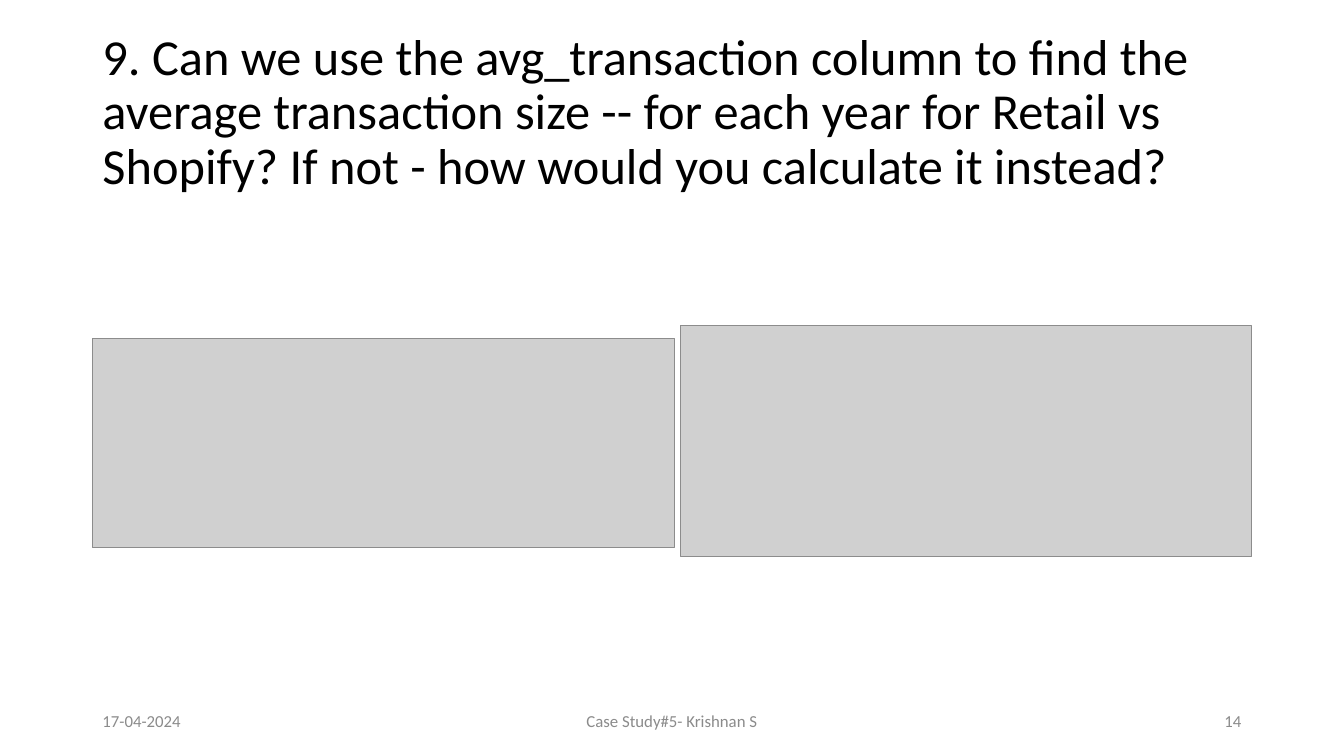
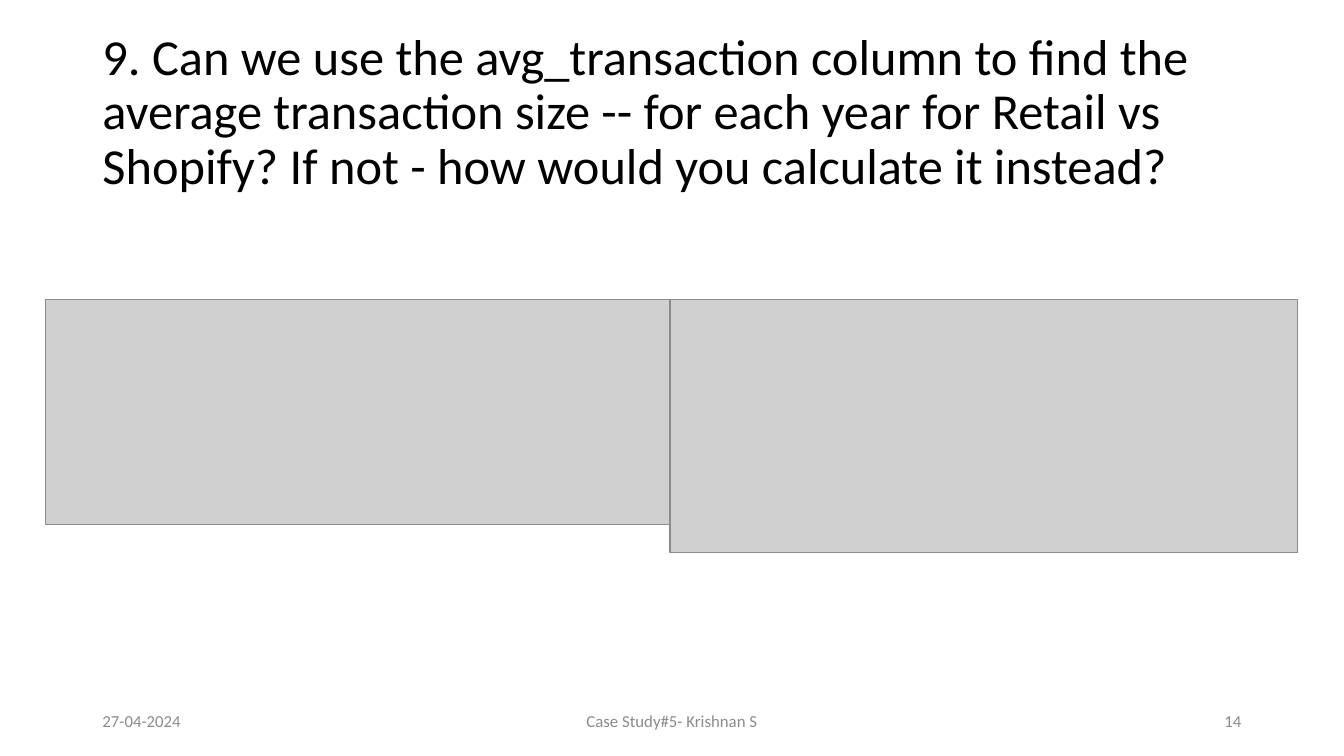
Before and after one commit to Krishnann-s/8-Week-SQL-Challenge, a slide deck: slide 14 of Case Study 5/Data Mart.pptx. Drawn at 1344x756 pixels with LibreOffice and Linux fonts; fonts in the diff are those of the drawing; grey boxes stand for pictures. Boxes give left, top, right and bottom in pixels: in the first picture for what was removed or moved away, otherwise in the second. Text is boxed around its words. In the diff, an @@ line names an element or a change of style, - is before the commit and + after.

Commit message:
chore: edited pptx

```diff
--- a/Case Study 5/Data Mart.pptx
+++ b/Case Study 5/Data Mart.pptx
@@ picture: place and size @@
-picture at <box>93,339,675,548</box>
+picture at <box>45,299,670,524</box>
@@ picture: place and size @@
-picture at <box>681,326,1252,557</box>
+picture at <box>670,299,1298,553</box>
@@ text at <box>102,716,180,727</box>: text changed @@
-17-04-2024
+27-04-2024
```
Also in this commit, not shown: 13 other slides changed.
